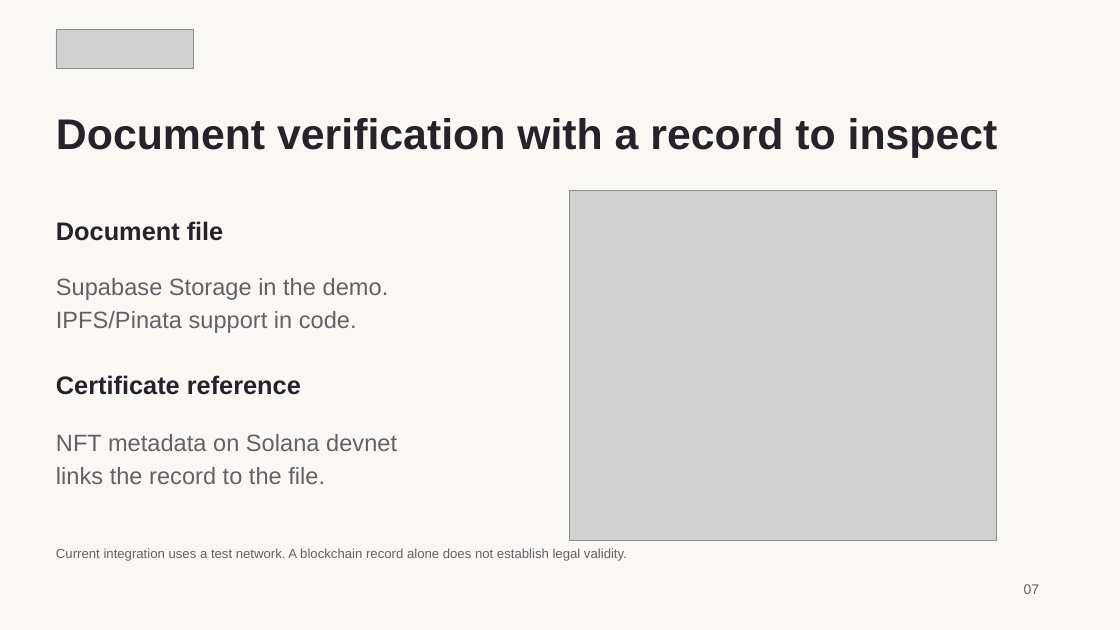
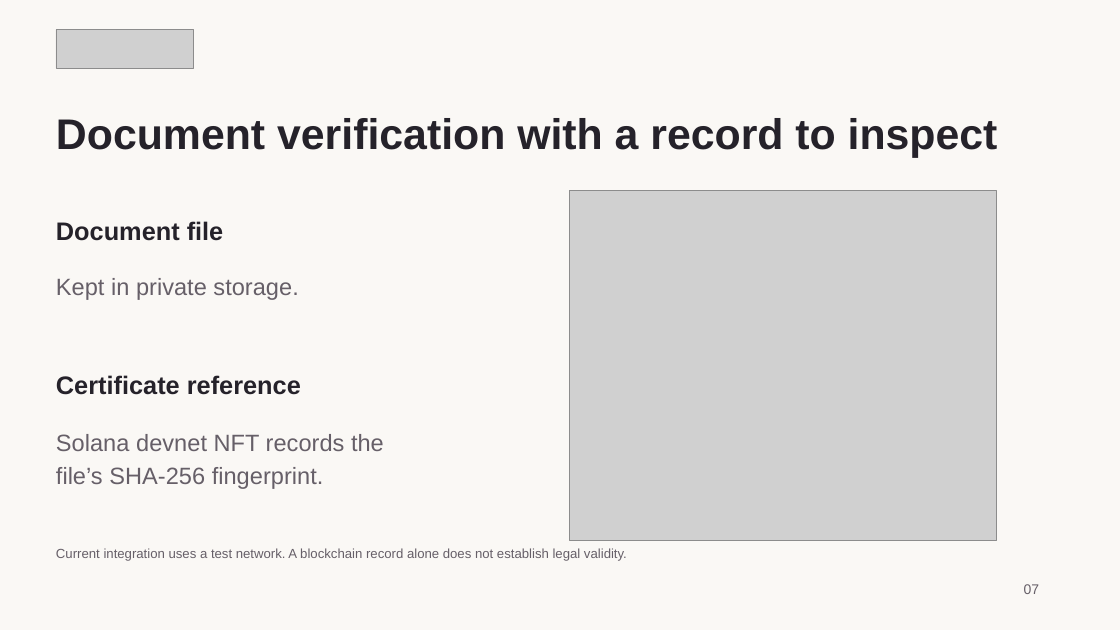
Before and after one commit to sloweyyy/Trustify-Frontend, a slide deck: slide 7 of public/pitch/trustify-pitch.pptx. Drawn at 1120x630 pixels with LibreOffice and Linux fonts; fonts in the diff are those of the drawing; grey boxes stand for pictures. Boxes give left, top, right and bottom in pixels: in the first picture for what was removed or moved away, otherwise in the second. Text is boxed around its words. In the diff, an @@ line names an element or a change of style, - is before the commit and + after.

Commit message:
docs: align pitch with private document fingerprint model

```diff
--- a/public/pitch/trustify-pitch.pptx
+++ b/public/pitch/trustify-pitch.pptx
@@ text at (x1=56, y1=278, x2=298, y2=300): text changed @@
-Supabase Storage in the demo.
-IPFS/Pinata support in code.
+Kept in private storage.
@@ text at (x1=56, y1=434, x2=384, y2=489): text changed @@
-NFT metadata on Solana devnet links the record to the file.
+Solana devnet NFT records the file’s SHA-256 fingerprint.
```
Also in this commit, not shown: 1 other slide changed, 7 other files.
